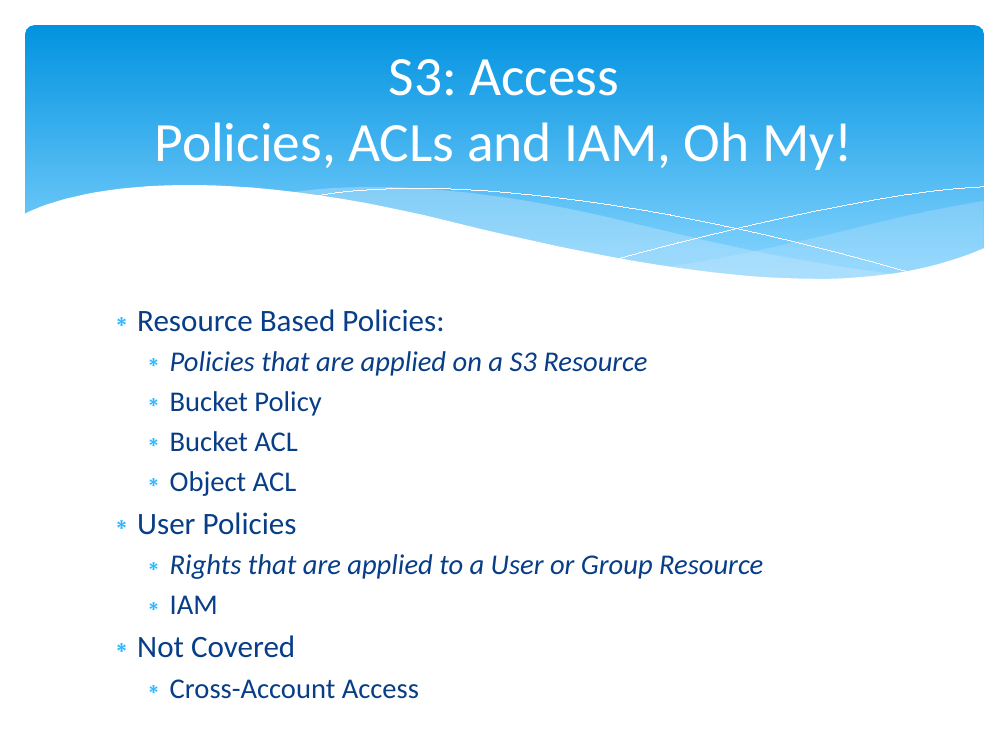
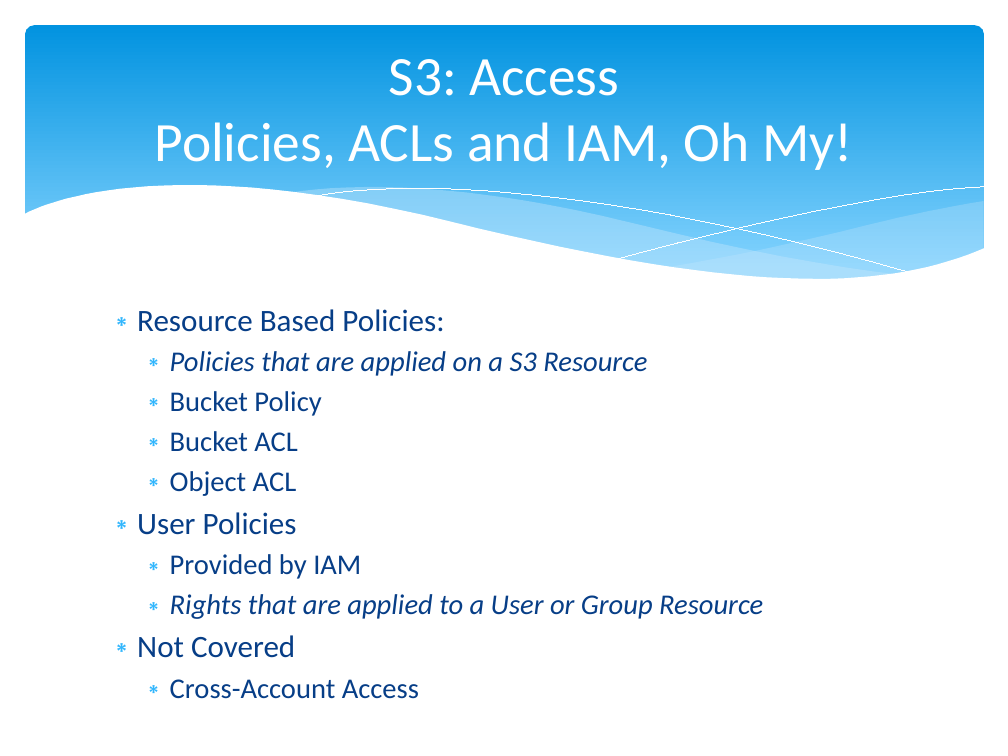
Before and after one commit to cloudavail/awstraining, a slide deck: slide 6 of aws-s3/aws-s3.pptx. Drawn at 1008x756 pixels with LibreOffice and Linux fonts; fonts in the diff are those of the drawing. Boxes give left, top, right and bottom in pixels: in the first picture for what was removed or moved away, otherwise in the second. Text is boxed around its words. In the diff, an @@ line names an element or a change of style, - is before the commit and + after.

```diff
--- a/aws-s3/aws-s3.pptx
+++ b/aws-s3/aws-s3.pptx
@@ text at (170, 554, 361, 579): paragraph added @@
+  ∗ Provided by IAM
@@ text at (170, 595, 218, 614): paragraph removed @@
-  ∗ IAM
```
Also in this commit, not shown: 5 other slides changed, 2 slides removed, 12 other files.
